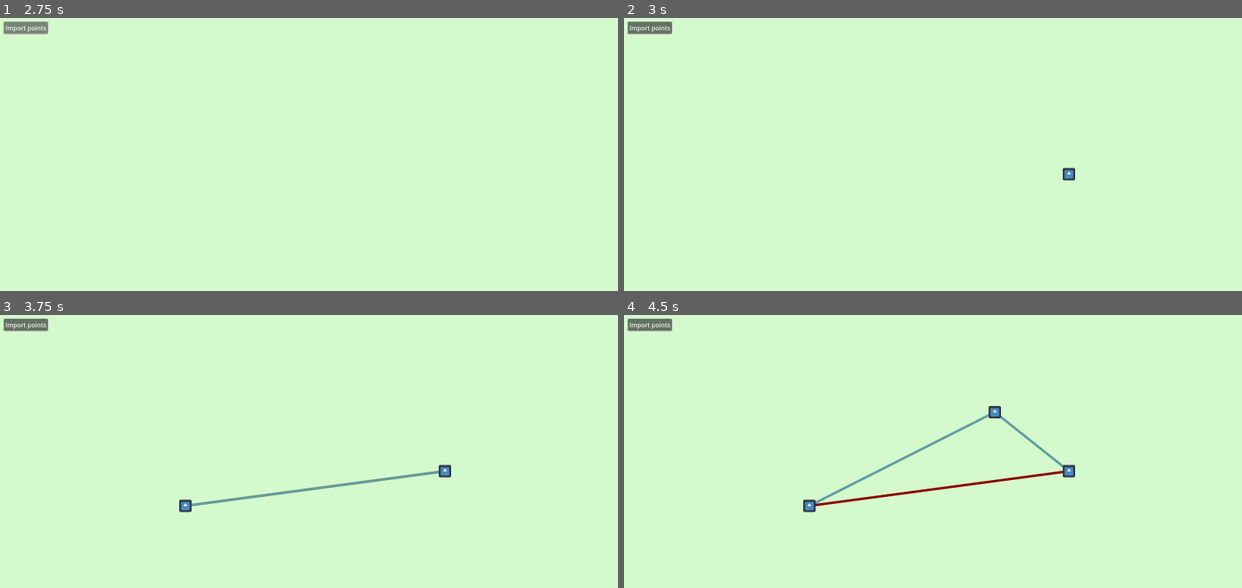
Above: before the commit, frames 1-4 (two rows, left to right).
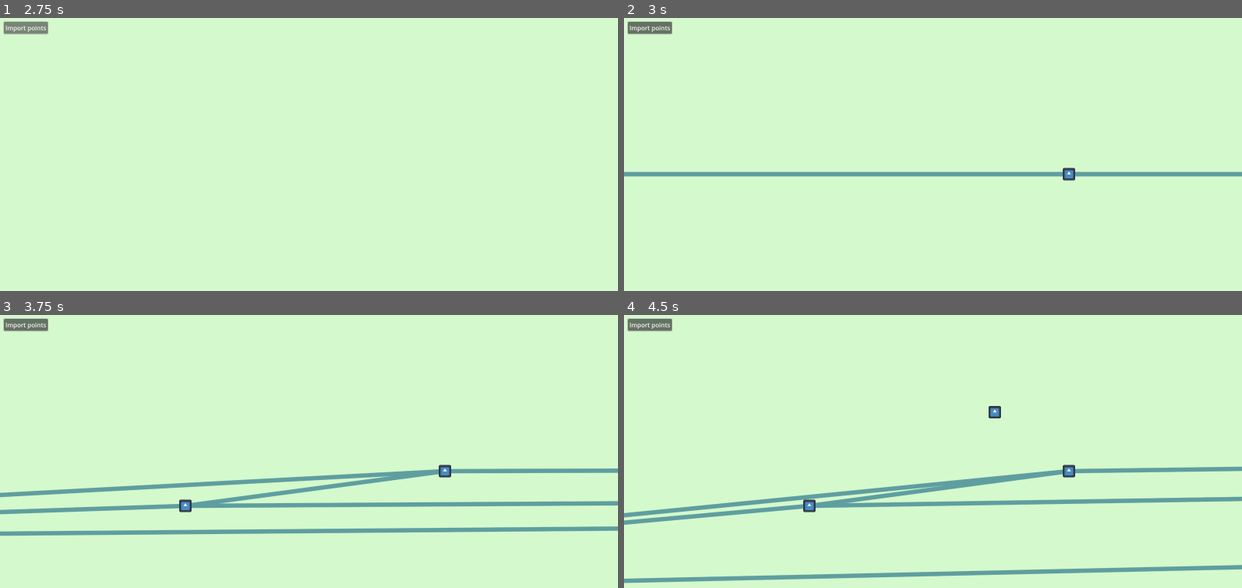
Above: after the commit, the same moments.

Repository: riorio805/geokom
Game: Godot game, scene res://main.tscn
Two runs of this game, one before a commit and one after it. Both use one fixed random seed, a clock stepped at 60 frames per second and the inputs below. The engine's default icon, where the game draws it, is replaced by a stand-in: a white triangle on a blue panel in a dark square.
Inputs (mouse positions are in pixels of both pictures, inside the frame that each line leads up to):
- Up to frame 1 (2.75 s): click "Import points" at 0.5 s; click "Import points" at 1.25 s; click "Import points" at 2 s
- Up to frame 2 (3 s): tap Enter at 2.75 s; move the mouse to (1068, 173) at 2.77 s; click (1068, 173) at 2.92 s
- Up to frame 3 (3.75 s): tap R (debug_reset) at 3.5 s; drag from (185, 506) to (278, 557) at 3.52 s
- Up to frame 4 (4.5 s): tap R (debug_reset) at 4.25 s; move the mouse to (994, 413) at 4.27 s; click (994, 413) at 4.42 s

Frame 1 is identical in both runs. In frame 2, 1.9% of the frame differs, in the area x 0-100%, y 56-59%; in frame 3, 5.5%; in frame 4, 6.1%, in the area x 0-100%, y 36-99%.

Commit message:
some stuff that i did

Diff:
--- a/classes/arc_tree.gd
+++ b/classes/arc_tree.gd
@@ -1,4 +1,4 @@
-extends RefCounted
+extends Resource
 class_name ArcTree
 
 
--- a/classes/arc_tree_node.gd
+++ b/classes/arc_tree_node.gd
@@ -1,6 +1,6 @@
 ## Represents an arc.
 ## Implementation inspired by https://pvigier.github.io/2018/11/18/fortune-algorithm-details.html
-extends RefCounted
+extends Resource
 class_name ArcTreeNode
 
 const MACHINE_EPS = 10e-8
--- a/classes/dc_edge.gd
+++ b/classes/dc_edge.gd
@@ -1,18 +1,16 @@
 class_name DCEdge
-extends RefCounted
+extends Edge
 
-var start: Vector2 ## Starting vertex of edge
-var end: Vector2 ## Other vertex of edge
+#var start: Vector2 ## Starting vertex of edge
+#var end: Vector2 ## Other vertex of edge
 var face: Face ## Face connected to edge
 
-# Implementation concern: use weakref() to assign to these variables so that the GC can safely destroy these
-# Use strong references when containing all DCEdges (e.g. an array), then use weakref to refer to other edges
 var twin: DCEdge ## The other edge that is similar to this edge
 var next: DCEdge ## Next edge i.e. CW to this edge (neg angle)
 var prev: DCEdge ## Prev edge i.e. is CCW to this edge (pos angle)
 
 
-func initialize(start_point:Vector2, end_point:Vector2, face:Face):
+func initialize(start_point:Vertex, end_point:Vertex, face:Face):
 	self.start = start_point
 	self.end = end_point
 	self.face = face
@@ -25,7 +23,7 @@
 
 ## Return length of edge
 func length():
-	return (end - start).length()
+	return (end.point - start.point).length()
 
 ## Sets all connections in one go (using weak references)
 func set_edge_connection(next_edge:DCEdge=null, prev_edge:DCEdge=null, twin_edge:DCEdge=null):
--- /dev/null
+++ b/classes/edge.gd
@@ -0,0 +1,22 @@
+extends Resource
+class_name Edge
+
+
+var start:Vertex
+var end: Vertex
+
+static func init_edge(start_point:Vertex, end_point:Vertex):
+	var out = Edge.new()
+	out.start = start_point
+	out.end = end_point
+	return out
+
+
+func get_other_vertex(from_this:Vertex) -> Vertex:
+	if from_this == start: return end
+	elif from_this == end: return start
+	print("Edge/get_other: Something has gone very wrong ; ", self, "; ", from_this)
+	return null
+
+func _to_string():
+	return "Edge: {0} -> {1}".format([str(start), str(end)])
--- a/classes/face.gd
+++ b/classes/face.gd
@@ -1,6 +1,6 @@
 ## Represents a Face of the diagram
 class_name Face
-extends RefCounted
+extends Resource
 
 var vertex:Vertex
 
@@ -19,8 +19,8 @@
 func contains_point(p:Vector2) -> bool:
 	if _upel_flag: _update_edge_list()
 	for edge in edge_list:
-		var v1 = edge.end - edge.start
-		var v2 = p - edge.end
+		var v1 = edge.end.point - edge.start.point
+		var v2 = p - edge.end.point
 		if v1.angle_to(v2) < 0:
 			return false
 	return true
--- a/classes/vertex.gd
+++ b/classes/vertex.gd
@@ -1,9 +1,17 @@
-extends RefCounted
+extends Resource
 class_name Vertex
 
 var point:Vector2
-var connected_edges:Array[DCEdge]
+var connected_edges:Array[Edge]
 
+static func create_vertex(point:Vector2) -> Vertex:
+	var out = Vertex.new()
+	out.point = point
+	return out
+
+## Deprecated
+static func init(point:Vector2) -> Vertex:
+	return create_vertex(point)
 
 func initialize(point:Vector2) -> Vertex:
 	self.point = point
@@ -11,3 +19,38 @@
 
 func _to_string():
 	return str(point)
+
+
+## Returns true if `self` is lexicographically smaller than `other`, in order of y, then x.
+## If `other` has the same point as `self` this will return false.
+func less_than(other) -> bool:
+	if other is Vertex:
+		if self.point.y < other.point.y: return true
+		elif self.point.y > other.point.y: return false
+		else: return self.point.x < other.point.x
+	elif other is Vector2:
+		if self.point.y < other.y: return true
+		elif self.point.y > other.y: return false
+		else: return self.point.x < other.x
+	elif other is InfXVertex:
+		if self.point.y < other.y: return true
+		elif self.point.y > other.y: return false
+		return other.direction == InfXVertex.Direction.X_PLUS
+	print("Vertex/less_than: Something has gone very wrong ; ", self, "; ", other)
+	return false
+
+static func get_max_vertex(arr:Array[Vertex]) -> Vertex:
+	return arr.reduce(
+		func(max, vec):
+			return max if vec.less_than(max) else vec
+	)
+
+static func get_min_vertex(arr:Array[Vertex]) -> Vertex:
+	return arr.reduce(
+		func(min, vec):
+			return vec if vec.less_than(min) else min
+	)
+
+## Gets all other vertices connected to this vertex, except for `from_edge`
+func get_other(from_edge:Edge) -> Array[Vertex]:
+	return []
--- a/main.tscn
+++ b/main.tscn
@@ -2,15 +2,15 @@
 
 [ext_resource type="Script" path="res://main.gd" id="1_qi70q"]
 [ext_resource type="PackedScene" uid="uid://53jcmh16ml7c" path="res://objects/dots.tscn" id="2_5118a"]
-[ext_resource type="PackedScene" uid="uid://bhbgwvsdxb5yp" path="res://objects/cvh/convex_hull.tscn" id="2_mprjy"]
+[ext_resource type="PackedScene" uid="uid://dpuik6gfo4ogr" path="res://objects/delaunay_rndinc/delaunay_rndinc.tscn" id="2_ffmj8"]
 [ext_resource type="Script" path="res://camera.gd" id="4_qpr45"]
 
 [node name="Main" type="Node2D" node_paths=PackedStringArray("dots_node", "draw_node")]
 script = ExtResource("1_qi70q")
 dots_node = NodePath("Dots")
-draw_node = NodePath("Draw")
+draw_node = NodePath("DelaunayRandInc")
 
-[node name="Draw" parent="." instance=ExtResource("2_mprjy")]
+[node name="DelaunayRandInc" parent="." instance=ExtResource("2_ffmj8")]
 
 [node name="Dots" parent="." instance=ExtResource("2_5118a")]
 
--- /dev/null
+++ b/objects/delaunay_rndinc/dedge.gd
@@ -0,0 +1,44 @@
+extends Edge
+class_name DEdge
+
+#var start:Vertex
+#var end: Vertex
+#	var connected_edges:Array[Edge]
+#	var point:Vector2
+var t1: DTriangle
+var t2: DTriangle
+# Define p0p-1p-2 as the triangle with no other triangle neighboring
+
+static func create_dedge(
+		start_point:Vertex, end_point:Vertex, tri_1:DTriangle=null, tri_2:DTriangle=null):
+	var out = DEdge.new()
+	out.start = start_point
+	out.end = end_point
+	out.t1 = tri_1
+	out.t2 = tri_2
+	return out
+
+func set_triangles(tri_1:DTriangle, tri_2:DTriangle):
+	self.t1 = tri_1
+	self.t2 = tri_2
+
+func _to_string():
+	return "DEdge: {0} -> {1}".format([str(start), str(end)])
+
+func get_other_triangle(other:DTriangle) -> DTriangle:
+	if other == t1: 		return t2
+	elif other == t2: 	return t1
+	print("DEdge/get_other_triangle: Something has gone very wrong;\n\t t1:{0}, t2:{1}, other:{2}".format([t1, t2, other]))
+	return null
+
+func replace_triangle(from:DTriangle, to:DTriangle) -> void:
+	if from == t1: 		t1 = to
+	elif from == t2: 	t2 = to
+	pass
+
+## Return true if edge is an edge of the outer triangle
+func is_outer() -> bool:
+	return t1 == null or t2 == null
+
+func is_infinite() -> bool:
+	return start is InfXVertex or end is InfXVertex
--- /dev/null
+++ b/objects/delaunay_rndinc/delaunay_rndinc.gd
@@ -0,0 +1,58 @@
+extends Node2D
+
+const range_mod = 1
+
+# :Array[DEdge]
+var draw_edges:Array[DEdge] = []
+
+var color = Color.CADET_BLUE
+var line_width = 10
+
+func _draw() -> void:
+	for edge in draw_edges:
+		draw_line(edge.start.point, edge.end.point, color, line_width, true)
+		pass
+
+func _process(_delta) -> void:
+	if Input.is_action_just_pressed("debug"):
+		#bottom_use_top_color = not bottom_use_top_color
+		queue_redraw()
+
+
+func update_with_points(nodes:Array):
+	print("========= UPDATE =========")
+	if len(nodes) == 0:
+		draw_edges = []
+		queue_redraw()
+		return
+	var points = nodes.map(func (p): return p.position)
+	points = _array_unique(points)
+	var vertices:Array[Vertex] = []
+	points.map(func (p): vertices.append(Vertex.create_vertex(p)))
+
+	var min_vtx = Vertex.get_min_vertex(vertices)
+	var max_vtx = Vertex.get_max_vertex(vertices)
+	var yrange = (max_vtx.point.y - min_vtx.point.y) * range_mod
+	var pn1 = InfXVertex.create_infxvertex(
+		min_vtx.point.y - yrange, InfXVertex.Direction.X_PLUS)
+	pn1.point = Vector2(3e4, pn1.y)
+	var pn2 = InfXVertex.create_infxvertex(
+		max_vtx.point.y + yrange, InfXVertex.Direction.X_MIN)
+	pn2.point = Vector2(-3e3, pn2.y)
+
+	var root_tri = DTriangle.init_create_edges(max_vtx, pn1, pn2)
+
+	for vtx in vertices:
+		if vtx != max_vtx:
+			root_tri.split_at(vtx)
+
+	draw_edges = root_tri.get_all_leaf_edges()
+	queue_redraw()
+
+
+func _array_unique(array: Array) -> Array:
+	var unique: Array = []
+	for item in array:
+		if not unique.has(item):
+			unique.append(item)
+	return unique
--- /dev/null
+++ b/objects/delaunay_rndinc/delaunay_rndinc.tscn
@@ -0,0 +1,6 @@
+[gd_scene load_steps=2 format=3 uid="uid://dpuik6gfo4ogr"]
+
+[ext_resource type="Script" path="res://objects/delaunay_rndinc/delaunay_rndinc.gd" id="1_4o2ry"]
+
+[node name="DelaunayRandInc" type="Node2D"]
+script = ExtResource("1_4o2ry")
--- /dev/null
+++ b/objects/delaunay_rndinc/dtriangle.gd
@@ -0,0 +1,246 @@
+extends Resource
+class_name DTriangle
+
+const EPS = 1e-5
+
+var p1:Vertex # Never is a InfXVertex
+var p2:Vertex
+var p3:Vertex
+# edges opposite the points
+var e1:DEdge
+var e2:DEdge
+var e3:DEdge
+
+var child_tris: Array[DTriangle] = [] # dag implementation
+
+## Automatically creates edges of the triangle
+static func init_create_edges(pt1:Vertex, pt2:Vertex, pt3:Vertex) -> DTriangle:
+	var out = DTriangle.new()
+	out.p1 = pt1
+	out.p2 = pt2
+	out.p3 = pt3
+	out.e1 = DEdge.create_dedge(pt2, pt3, out)
+	out.e2 = DEdge.create_dedge(pt3, pt1, out)
+	out.e3 = DEdge.create_dedge(pt1, pt2, out)
+	return out
+
+
+static func init_all(
+	pt1:Vertex, pt2:Vertex, pt3:Vertex,
+	ed1:DEdge, ed2: DEdge, ed3: DEdge) -> DTriangle:
+	var out = DTriangle.new()
+	out.p1 = pt1
+	out.p2 = pt2
+	out.p3 = pt3
+	out.e1 = ed1
+	out.e2 = ed2
+	out.e3 = ed3
+	return out
+
+static func init() -> DTriangle:
+	var out = DTriangle.new()
+	return out
+
+func _to_string():
+	return "DTriangle: {0} -> {1} -> {2}".format([str(p1), str(p2), str(p3)])
+
+
+## Returns all edges that are part of the triangulation,
+## except the ones connected to an infinite vertex
+func get_all_leaf_edges() -> Array[DEdge]:
+	var edges = Dictionary()
+	var tris:Array[DTriangle] = [self]
+	while not tris.is_empty():
+		var nxt_tri:DTriangle = tris.pop_front()
+		if len(nxt_tri.child_tris) == 0:
+			#if not nxt_tri.e1.is_infinite():
+				edges.get_or_add(nxt_tri.e1, null)
+			#if not nxt_tri.e2.is_infinite():
+				edges.get_or_add(nxt_tri.e2, null)
+			#if not nxt_tri.e3.is_infinite():
+				edges.get_or_add(nxt_tri.e3, null)
+		else:
+			for e in nxt_tri.child_tris:
+				tris.append(e)
+	var out:Array[DEdge] = []
+	for e in edges.keys():
+		out.append(e)
+	return out
+
+
+
+func split_at(vtx:Vertex):
+	var leaf = self.get_leaf_containing(vtx.point)
+	print("is_in: ", leaf)
+	# Case 1: point is inside triangle
+	if leaf is DTriangle:
+		# Create edges from vtx to triangle vertices
+		var e_vt_p1 = DEdge.create_dedge(vtx, leaf.p1)
+		var e_vt_p2 = DEdge.create_dedge(vtx, leaf.p2)
+		var e_vt_p3 = DEdge.create_dedge(vtx, leaf.p3)
+		var t1 = DTriangle.init_all(vtx, leaf.p1, leaf.p2, leaf.e3, e_vt_p2, e_vt_p1)
+		var t2 = DTriangle.init_all(vtx, leaf.p2, leaf.p3, leaf.e1, e_vt_p3, e_vt_p2)
+		var t3 = DTriangle.init_all(vtx, leaf.p3, leaf.p1, leaf.e2, e_vt_p1, e_vt_p3)
+		leaf.e1.replace_triangle(self, t2)
+		leaf.e2.replace_triangle(self, t3)
+		leaf.e3.replace_triangle(self, t1)
+		e_vt_p1.set_triangles(t3, t1)
+		e_vt_p2.set_triangles(t1, t2)
+		e_vt_p3.set_triangles(t2, t3)
+		# Legalize triangle edges
+		self.child_tris = [t1, t2, t3]
+		t1.legalize_edge(vtx)
+		t2.legalize_edge(vtx)
+		t3.legalize_edge(vtx)
+	# Case 2: point is on edge
+	elif leaf is DEdge:
+		pass
+
+
+# + if p1 is to the left of p2-p3, 0 if near, -1 if to the right
+static func det2(p1:Vector2, p2:Vertex, p3:Vertex) -> int:
+	if p2 is InfXVertex and p3 is InfXVertex:
+		# : p2p3 -> p-1p-2
+		# assume p1 is always in the triangle p0p-1p-2
+		assert(p2.direction != p3.direction)
+		if abs(p2.y - p3.y) < EPS: return 0
+		elif p2.y > p3.y: return 1
+		return -1
+	elif p2 is InfXVertex or p3 is InfXVertex:
+		# : One of them is infinite (half edge)
+		# , compare lexicographically
+		var not_inf:Vertex
+		var yes_inf:InfXVertex
+		var flipped = 1
+		if p2 is InfXVertex:
+			yes_inf = p2
+			not_inf = p3
+		else:
+			yes_inf = p3
+			not_inf = p2
+			flipped = -1
+		var c = p1.y - not_inf.point.y
+		if abs(c) < EPS: return 0
+		return sign(c) * yes_inf.direction * flipped
+
+	return ((p1.x - p3.point.x) * (p2.point.y - p3.point.y)
+			- (p2.point.x - p3.point.x) * (p1.y - p3.point.y))
+
+# + if p1 is to the left of p2-p3, 0 if near, -1 if to the right
+static func det(p1:Vector2, p2:Vector2, p3:Vector2) -> int:
+	return (p1.x - p3.x) * (p2.y - p3.y) - (p2.x - p3.x) * (p1.y - p3.y)
+
+## Checks whether or not the point is inside this triangle.
+## Returns 1 if point is in triangle, -1 if point is outside triangle,
+## and 0 if point is one of the edges (within EPS).
+func is_in(pt:Vector2) -> int:
+	# get determinants (sign -> pt side relative to vtx)
+	var d1 = DTriangle.det2(pt, p1, p2)
+	var d2 = DTriangle.det2(pt, p2, p3)
+	var d3 = DTriangle.det2(pt, p3, p1)
+	# check on line, left side of vtx, right side (with tolerance EPS as on_line)
+	var on_line = (abs(d1) < EPS) or (abs(d2) < EPS) or (abs(d3) < EPS)
+	var has_neg = (d1 < -EPS) or (d2 < -EPS) or (d3 < -EPS)
+	var has_pos = (d1 > EPS) or (d2 > EPS) or (d3 > EPS)
+
+	if on_line:
+		if has_neg != has_pos: return 0
+	else:
+		if not (has_neg and has_pos): return 1
+	return -1
+
+## Gets the triangle or edge (if point is on edge within EPS) containing
+func get_leaf_containing(pt:Vector2):
+	# base case: no child
+	if len(child_tris) == 0: return self
+	# else check every child
+	for tri in child_tris:
+		var check = tri.is_in(pt)
+		if check == -1:
+			continue
+		elif check == 0:
+			# assuming no 2 vertex are the same
+			if abs(DTriangle.det2(pt, e1.start, e1.end)) < EPS:
+				print("e1:", e1)
+				return e1
+			elif abs(DTriangle.det2(pt, e2.start, e2.end)) < EPS:
+				print("e2:", e2)
+				return e2
+			else:
+				print("e3:", e3)
+				return e3
+			pass
+		else:
+			return tri.get_leaf_containing(pt)
+
+func opposite_edge(p:Vertex) -> DEdge:
+	if p == p1: return e1
+	elif p == p2: return e2
+	else: return e3
+
+func opposite_vertex(e:DEdge) -> Vertex:
+	if e == e1: return p1
+	elif e == e2: return p2
+	else: return p3
+
+
+# delaunay triangulation
+func legalize_edge(p_r:Vertex):
+	# get edge opposite p_r, then the triangle opposite p_r
+	var op_edge = opposite_edge(p_r)
+	var op_triangle = op_edge.get_other_triangle(self)
+	if op_triangle == null:
+		# Special case: op_edge = edge of the outer triangle
+		return
+	var op_vtx = op_triangle.opposite_vertex(op_edge) # pk
+	var vi = op_edge.start
+	var vj = op_edge.end
+
+	# Check if edge is illegal
+	var illegal:bool
+	if op_vtx is InfXVertex or vi is InfXVertex or vj is InfXVertex:
+		# Special case: all other cases where there is an infinite vertex
+		if not (op_vtx is InfXVertex):
+			illegal = true
+		elif (op_vtx is InfXVertex and not (vi is InfXVertex or vj is InfXVertex)):
+			illegal = false
+		else:
+			var vinf:InfXVertex = vi if vi is InfXVertex else vj
+			illegal = vinf.y > op_vtx.y
+	else:
+		# Normal case: none of the vertices is infinite
+		# with the circle passing through all points in self
+		# use inscribed angle theorem to find if the other point (p_l) is in or out of this circle
+		var theta = (deg_to_rad(180)
+			- abs(		 (op_edge.start.point - p_r.point)
+				.angle_to(op_edge.end.point - p_r.point)))
+		var theta2 = abs((op_edge.end.point - op_vtx.point)
+				.angle_to(op_edge.start.point - op_vtx.point))
+		illegal = theta2 < theta
+
+	if not illegal:
+		return
+
+	# if illegal, flip edge, then legalize resulting triangles
+	var e_pr_vo = DEdge.create_dedge(p_r, op_vtx)
+	var e_pr_vi = self.opposite_edge(vj)
+	var e_vi_vo = op_triangle.opposite_edge(vj)
+	var e_pr_vj = self.opposite_edge(vi)
+	var e_vj_vo = op_triangle.opposite_edge(vi)
+
+	var t1 = DTriangle.init_all(
+		p_r, vi, op_vtx, e_vi_vo, e_pr_vo, e_pr_vi)
+	var t2 = DTriangle.init_all(
+		p_r, op_vtx, vj, e_vj_vo, e_pr_vj, e_pr_vo)
+	e_pr_vo.set_triangles(t1, t2)
+
+	self.child_tris = [t1, t2]
+	op_triangle.child_tris = [t1, t2]
+
+	e_pr_vi.replace_triangle(self, t1)
+	e_vi_vo.replace_triangle(op_triangle, t1)
+	e_pr_vj.replace_triangle(self, t2)
+	e_vj_vo.replace_triangle(op_triangle, t2)
+
+	t1.legalize_edge(p_r)
+	t2.legalize_edge(p_r)
--- /dev/null
+++ b/objects/delaunay_rndinc/inf_vertex.gd
@@ -0,0 +1,38 @@
+extends Vertex
+class_name InfXVertex
+
+enum Direction {
+	X_PLUS = 1,
+	X_MIN = -1,
+}
+
+var y: float
+var direction:Direction
+
+func _to_string() -> String:
+	return "(y={0}, dir={1})".format([y, direction])
+
+static func create_infxvertex(y_pos:float, dir:Direction) -> InfXVertex:
+	var out = InfXVertex.new()
+	out.y = y_pos
+	out.direction = dir
+	return out
+
+
+## Returns true if `self` is lexicographically smaller than `other`, in order of y, then x.
+## If `other` has the same point as `self` this will return false.
+func less_than(other) -> bool:
+	if other is Vertex:
+		if self.y < other.point.y: return true
+		elif self.y > other.point.y: return false
+		else: self.direction == InfXVertex.Direction.X_MIN
+	elif other is Vector2:
+		if self.point.y < other.y: return true
+		elif self.point.y > other.y: return false
+		else: self.direction == InfXVertex.Direction.X_MIN
+	elif other is InfXVertex:
+		if self.y < other.y: return true
+		elif self.y > other.y: return false
+		return self.direction == InfXVertex.Direction.X_MIN and other.direction == InfXVertex.Direction.X_PLUS
+	print("InfXVertex/less_than: Something has gone very wrong ; ", self, "; ", other)
+	return false
--- a/objects/dots.gd
+++ b/objects/dots.gd
@@ -53,6 +53,7 @@
 func create_at(pos:Vector2) -> bool:
 	# Check if dot exist at pos
 	if get_dot_at(pos) != -1:
+		print(pos, " is no")
 		return false
 	# No dots at pos, create new
 	var new_dot = dot_scene.instantiate()
--- a/start.gd
+++ b/start.gd
@@ -2,6 +2,13 @@
 
 func _ready() -> void:
 	#print(rad_to_deg(Vector2(0,1).angle_to(Vector2(1,0))))
+	var p1 = Vertex.create_vertex(Vector2(0,0))
+	var p2 = Vertex.create_vertex(Vector2(0,5))
+	var p3 = Vertex.create_vertex(Vector2(-4,0))
 
 
+	#print(Vertex.get_max_vertex([p1, p2, p3]))
+	#print(Vertex.get_min_vertex([p1, p2, p3]))
+	print(InfXVertex.Direction.X_PLUS)
+	print(InfXVertex.Direction.X_MIN * sign(-1))
 	pass
Not shown, changed: example_points.txt
Not shown, added: example_points_2.txt
